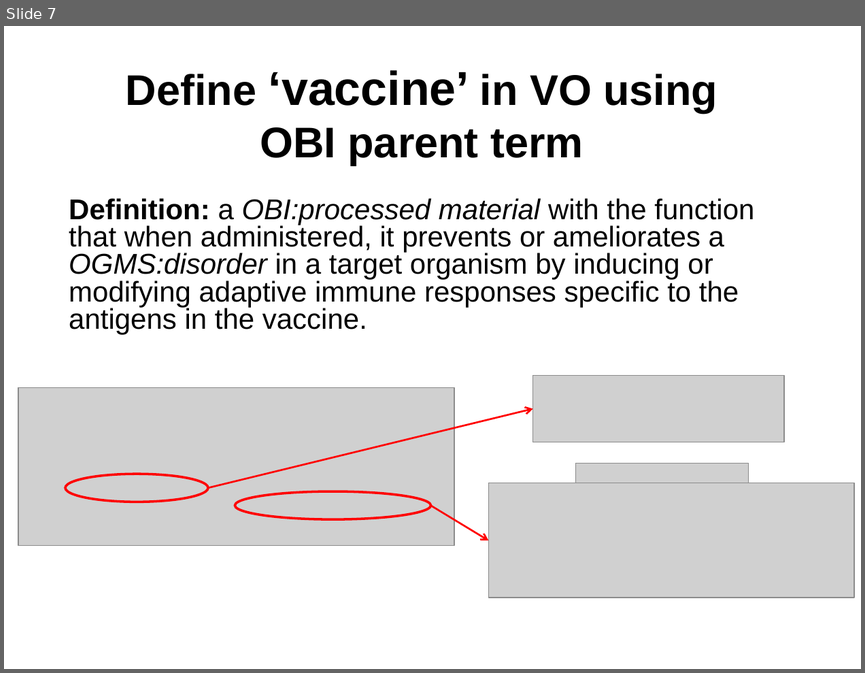
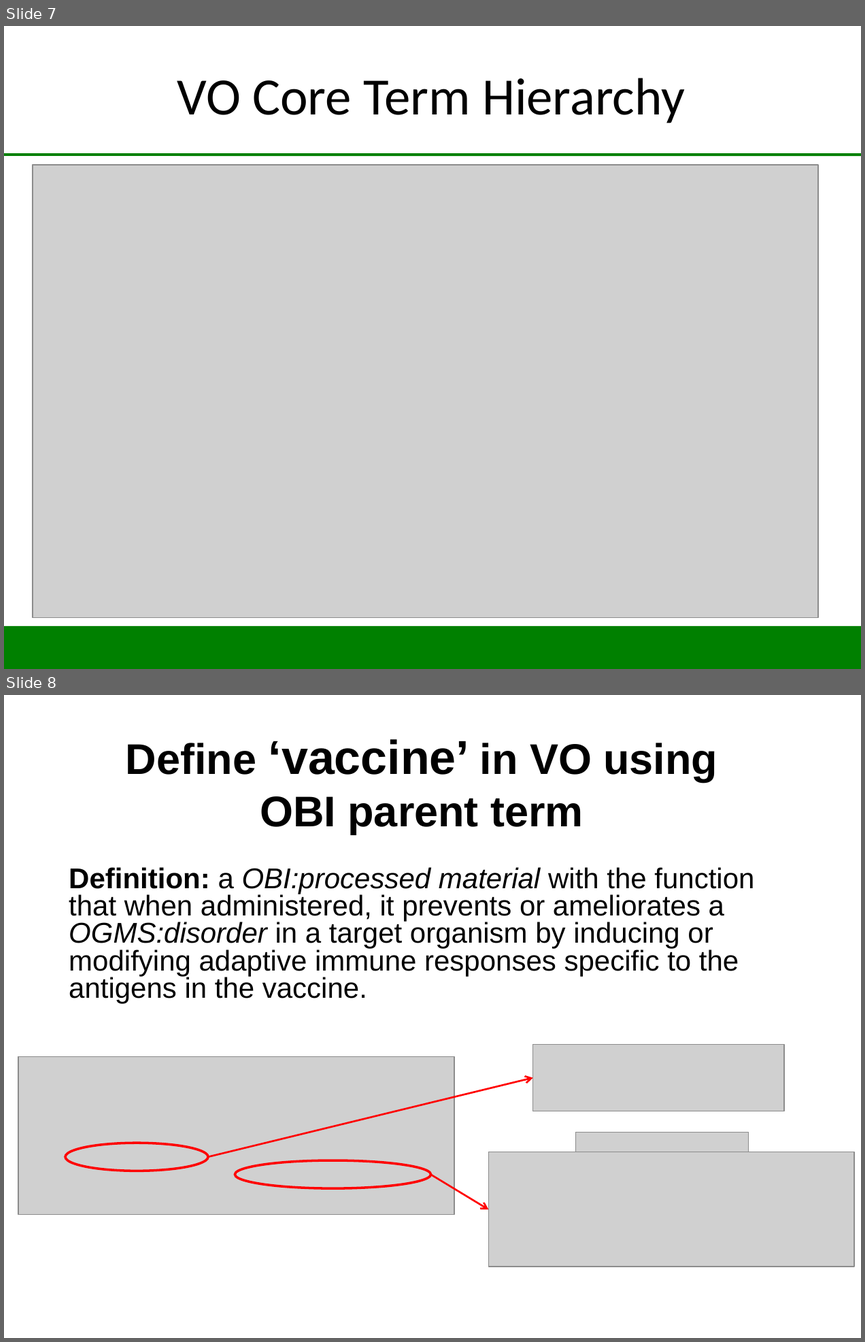
Before and after one commit to obi-ontology/obi-legacy-svn, a slide deck: trunk/docs/presentations/OBI tutorial July 2012 ICBO/VO_Development_using_OBI_as_Source_Ontology.ppt. Shown one above the other, each under a label of ours: slide 7 before the commit, slides 7 and 8 after it. The pictures are 865x673 and 865x1342 pixels, drawn with LibreOffice and Linux fonts; fonts in the diff are those of the drawing; grey boxes stand for pictures; background and template pictures are left out. Boxes give left, top, right and bottom in pixels: in the first picture for what was removed or moved away, otherwise in the second. Text is boxed around its words. In the diff, an @@ line names an element or a change of style, - is before the commit and + after.

```diff
--- a/trunk/docs/presentations/OBI tutorial July 2012 ICBO/VO_Development_using_OBI_as_Source_Ontology.ppt
+++ b/trunk/docs/presentations/OBI tutorial July 2012 ICBO/VO_Development_using_OBI_as_Source_Ontology.ppt
@@ slide 7 added at box(4, 26, 861, 669), background #FFFFFF @@
@@ title added at box(177, 78, 685, 123), 44 pt, text #000000 @@
+VO Core Term Hierarchy
@@ line added from (4, 155) to (861, 155), #008000 2.24 pt @@
@@ picture added at box(33, 165, 818, 617) @@
@@ rectangle added at box(4, 626, 861, 669), fill #008000 @@
@@ what was slide 7 is now slide 8 @@
```
Also in this commit, not shown: 4 slides changed, 1 other slide added, 1 slide removed.
